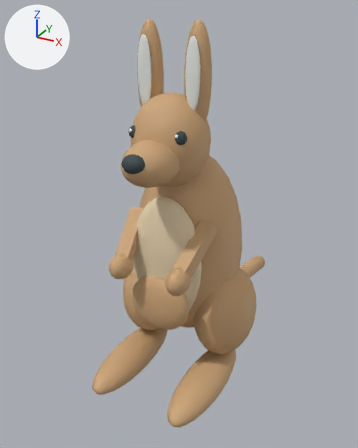
The glTF model models/city-kangaroo.glb: old version first, new version second.
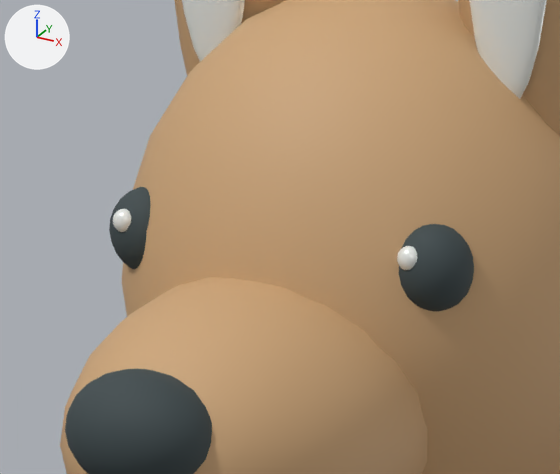
Each version appears first whole from a camera (50 mm lens) standing at (2.7, -5.07, 4.61) and looking at (-0.34, 0.46, 1.85), and next in a close-up on the part from 31% to 56% of the width and 21% to 38% of the height. The axes (+X, +Y, +Z) are drawn at upper left. The lights are the same throughout. The first two pictures are the older version. Where no turn or scale is listed for an object, it has been applied to the vertices. Vertices at exactly the same position are counted once.

The first close-up shows 'Animal_kangaroo'.
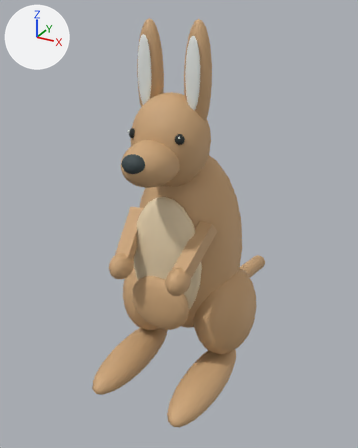
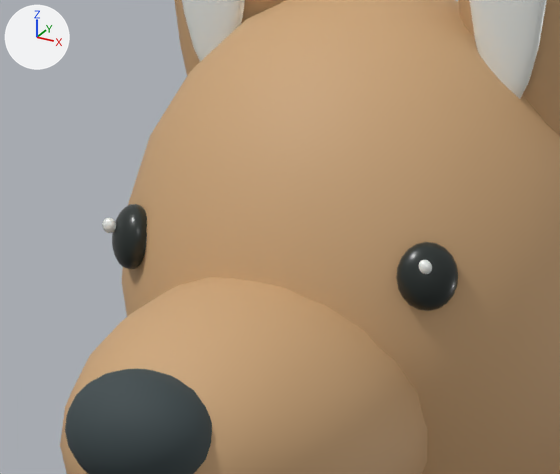
What differs and where, as boxes [x1, y1, x2, y2] in the close-ups (560 x 474 px; the box of a moved part takes in the faces that stretch with it):
```json
{"part": 1, "of": "me_sphere_365", "change": "moved or reshaped", "before": [109, 187, 474, 311], "after": [102, 204, 458, 311]}
{"part": 2, "of": "me_sphere_365", "change": "recoloured", "after": [403, 264, 417, 277]}
```

The change, as JSON lines over the scene's bpy script:
```json
{"op": "add", "block": "mat_gentle_obsidian_eyes", "code": ["mat_gentle_obsidian_eyes = principled_material('Gentle obsidian eyes')", "mat_gentle_obsidian_eyes.base_color = (0.018, 0.025, 0.023)  # black #242c2a", "mat_gentle_obsidian_eyes.roughness = 0.3"]}
{"block": "me_sphere_365", "where": "# used by ob_animal_kangaroo; location = (0.0, 0.0, 0.0)"}
{"op": "remove", "block": "me_sphere_365", "code": "me_sphere_365.from_pydata(...)  # 4464 vertices, 8848 faces; spans x -0.7..0.7, y -1.2..3.02, z 0.05..4.5"}
{"op": "add", "block": "me_sphere_365", "code": "me_sphere_365.from_pydata(...)  # 4376 vertices, 8672 faces; spans x -0.7..0.7, y -1.2..3.02, z 0.05..4.5"}
{"block": "me_sphere_365", "change": "me_sphere_365 part 1: 117 vertices moved from x -0.33..0.33, y -0.71..-0.67, z 3.31..3.42 to x -0.33..0.33, y -0.72..-0.67, z 3.31..3.42; 898 vertices removed from x -0.35..0.35, y -0.71..-0.57, z 3.29..3.44; 810 vertices added at x -0.34..0.34, y -0.72..-0.64, z 3.31..3.42"}
{"block": "me_sphere_365", "change": "me_sphere_365 part 2: 2 faces spanning x 0.27..0.29, y -0.72..-0.71, z 3.37..3.39 switch from mat_transport_pearl (white #f1f5f1) to mat_gentle_obsidian_eyes (black #242c2a)"}
```
